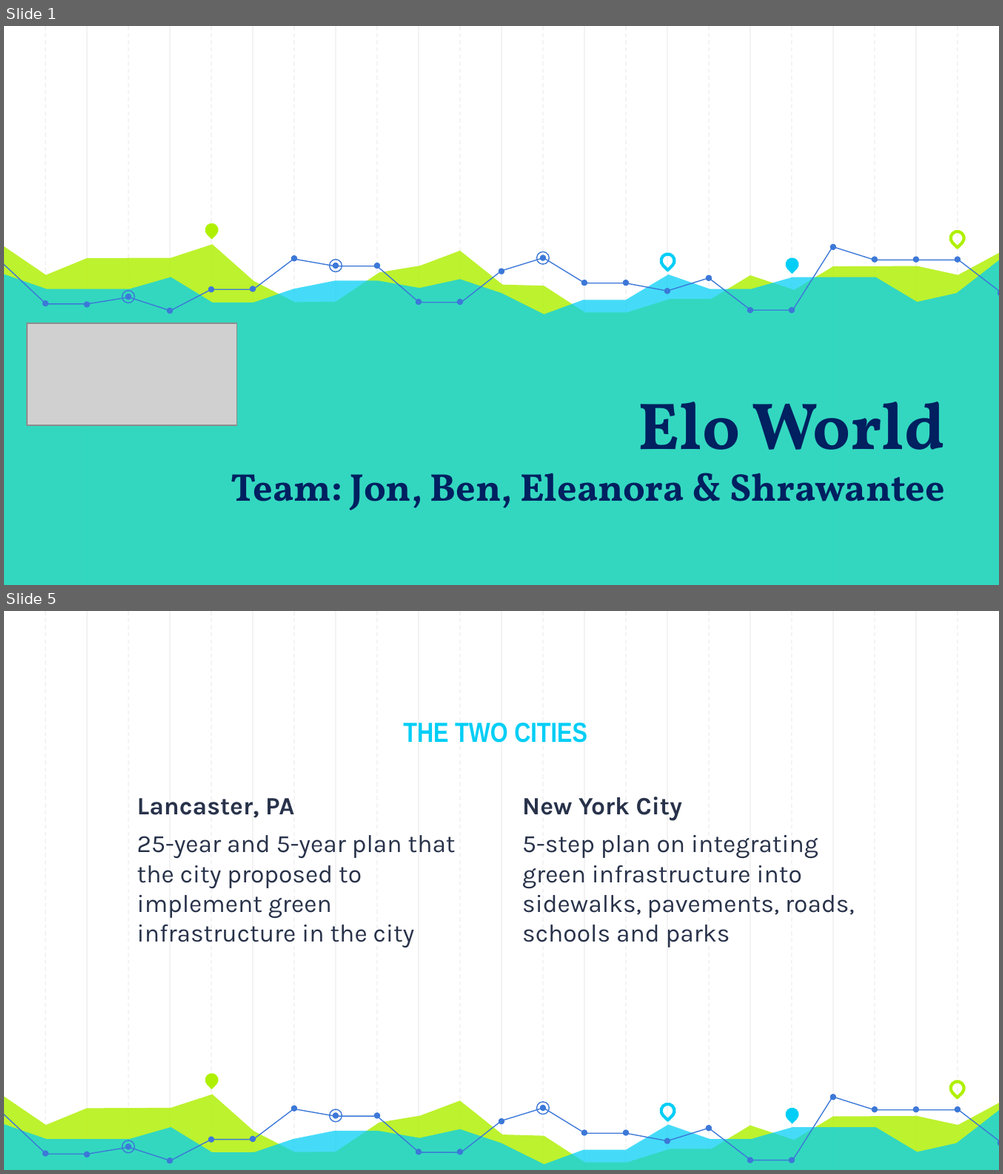
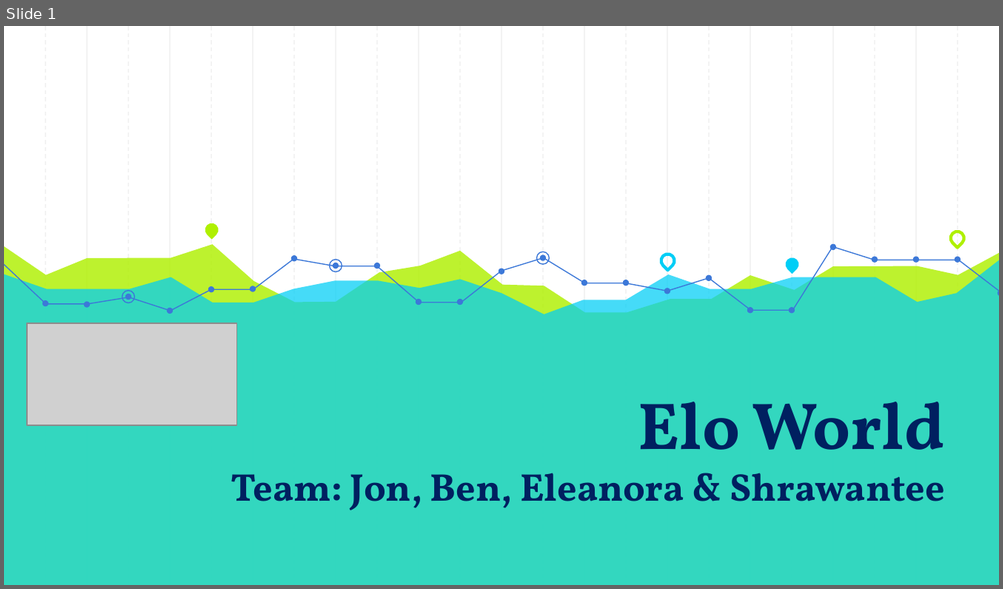
Before and after one commit to Jonheston/final_project, a slide deck: Final Presentation.pptx. Shown one above the other, each under a label of ours: slides 1 and 5 before the commit, slide 1 after it; the slides between them are not shown. The pictures are 1003x1174 and 1003x589 pixels, drawn with LibreOffice and Linux fonts; fonts in the diff are those of the drawing; grey boxes stand for pictures. Boxes give left, top, right and bottom in pixels: in the first picture for what was removed or moved away, otherwise in the second. Text is boxed around its words. In the diff, an @@ line names an element or a change of style, - is before the commit and + after.

Commit message:
902

```diff
--- a/Final Presentation.pptx
+++ b/Final Presentation.pptx
@@ slide 5 removed at bbox=[4, 611, 999, 1170], background #FFFFFF; not listed: 23 template elements that a slide beside it also shows @@
@@ title removed at bbox=[403, 723, 587, 743] @@
-THE TWO CITIES
@@ text removed at bbox=[137, 798, 455, 948] @@
-Lancaster, PA
-25-year and 5-year plan that the city proposed to implement green infrastructure in the city
@@ text removed at bbox=[522, 797, 854, 948] @@
-New York City
-5-step plan on integrating green infrastructure into sidewalks, pavements, roads, schools and parks
@@ teardrop removed at bbox=[202, 1071, 221, 1089] @@
@@ freeform shape removed at bbox=[4, 1094, 999, 1170] @@
@@ freeform shape removed at bbox=[461, 1096, 833, 1161] @@
@@ freeform shape removed at bbox=[834, 1097, 999, 1142] @@
@@ teardrop removed at bbox=[948, 1079, 965, 1097] @@
@@ freeform shape removed at bbox=[4, 1109, 999, 1170] @@
@@ freeform shape removed at bbox=[4, 1109, 461, 1161] @@
@@ ellipse removed at bbox=[329, 1111, 342, 1123] @@
@@ ellipse removed at bbox=[536, 1102, 549, 1115] @@
@@ teardrop removed at bbox=[657, 1102, 676, 1120] @@
@@ teardrop removed at bbox=[782, 1105, 800, 1124] @@
@@ ellipse removed at bbox=[122, 1141, 135, 1154] @@
@@ group removed at bbox=[42, 1094, 999, 1164]: 24 ellipses @@
```
Also in this commit, not shown: 12 other slides removed.
